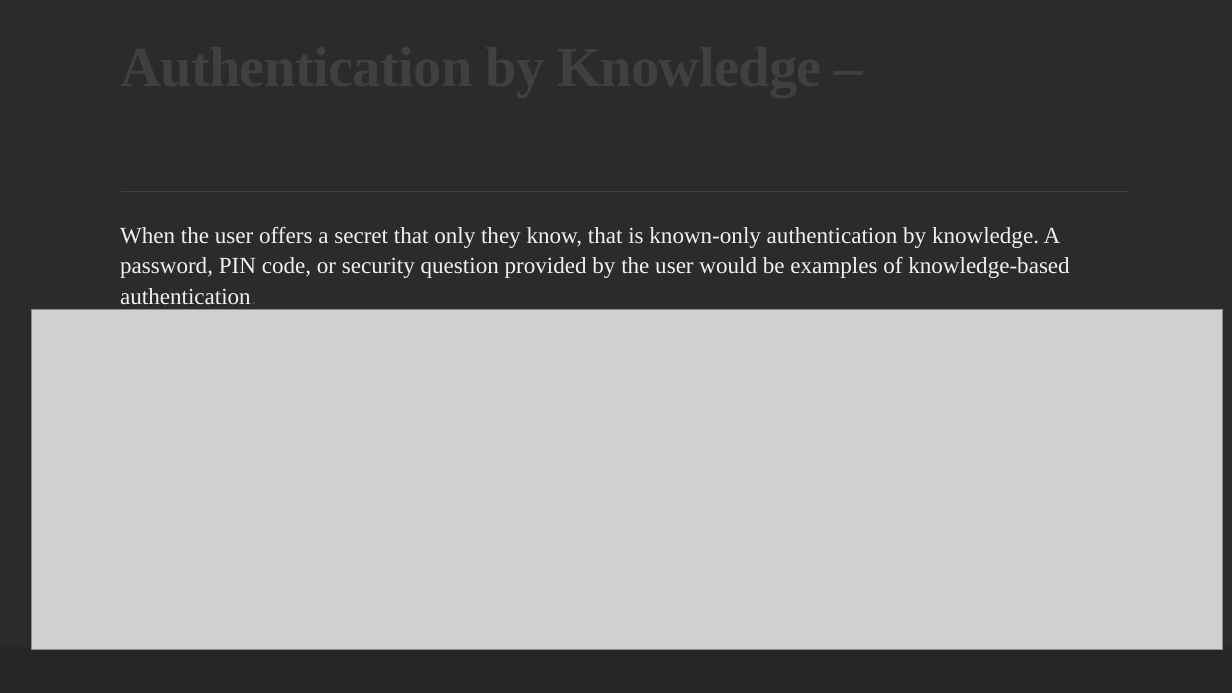
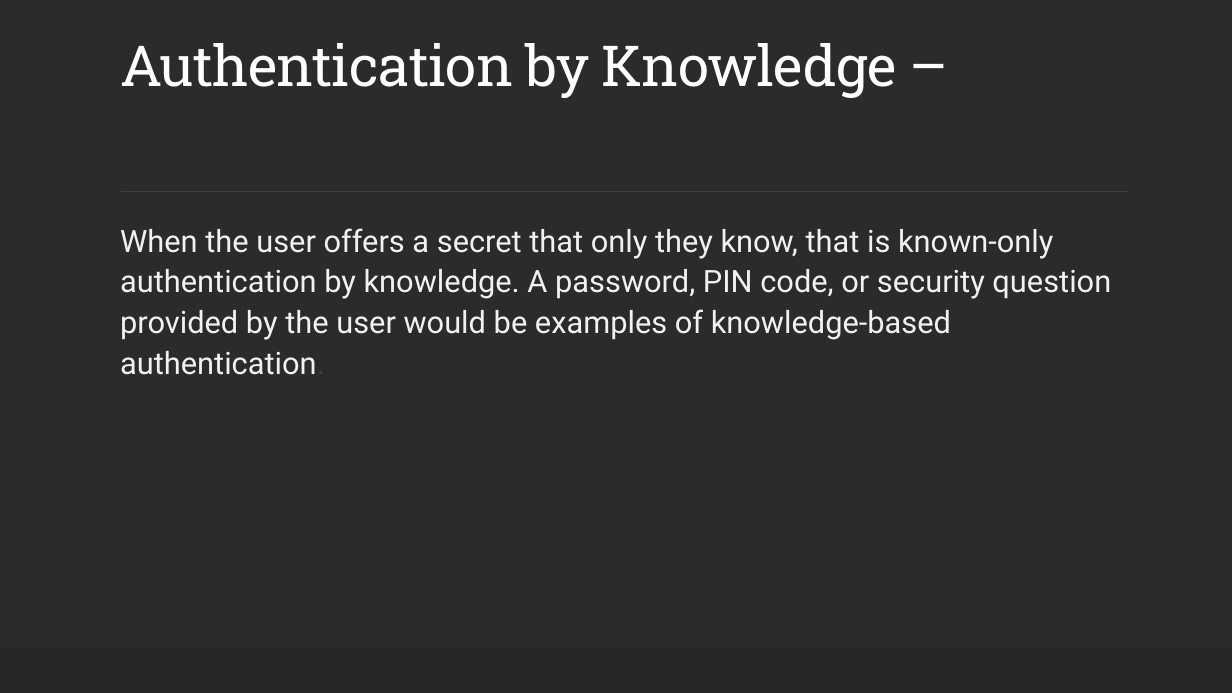
Before and after one commit to ronnie-1947/access-control-ppt, a slide deck: slide 7 of Access Control.pptx. Drawn at 1232x693 pixels with LibreOffice and Linux fonts; fonts in the diff are those of the drawing; grey boxes stand for pictures; background and template pictures are left out; a plain dark background stands for a picture behind light text. Boxes give left, top, right and bottom in pixels: in the first picture for what was removed or moved away, otherwise in the second. Text is boxed around its words. In the diff, an @@ line names an element or a change of style, - is before the commit and + after.

Commit message:
Optimized fonts and images

```diff
--- a/Access Control.pptx
+++ b/Access Control.pptx
@@ title "Authentication by Knowledge –" at <box>120,43,896,98</box>: font Times New Roman to Roboto Slab, text colour #404040 to #FFFFFF, bold off @@
@@ text "When the user offers a ..." at <box>120,228,1111,375</box>: size 18 to 24 pt, font Times New Roman to Roboto @@
@@ picture removed at <box>31,310,1224,650</box> @@
```
Also in this commit, not shown: 10 other slides changed.
